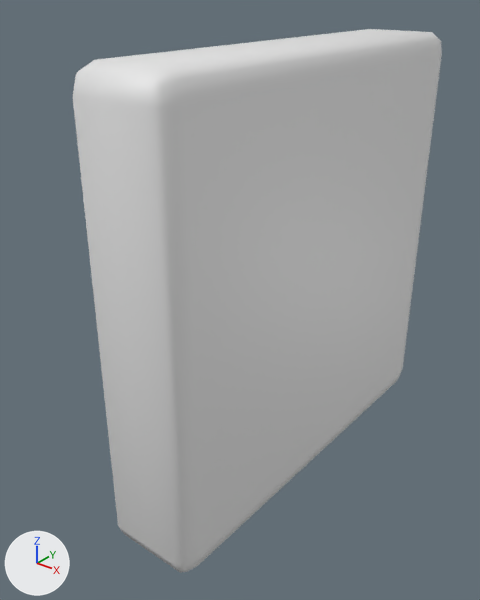
The glTF model new_assets/gltfs/left_door_button.glb, before and after one commit.
Before and after are seen from a camera (50 mm lens) standing at (-3.394, -1.657, 2.482) and looking at (-3.691, -1.286, 2.251). Lighting does not change. The marker at lower left points along +X, +Y and +Z. Both versions are drawn at frame 0 of the action 'LeftDoorButton'; the numbers are the values there. Vertices at the same position are counted once.

Objects in the first picture: 'LeftDoorButton'.
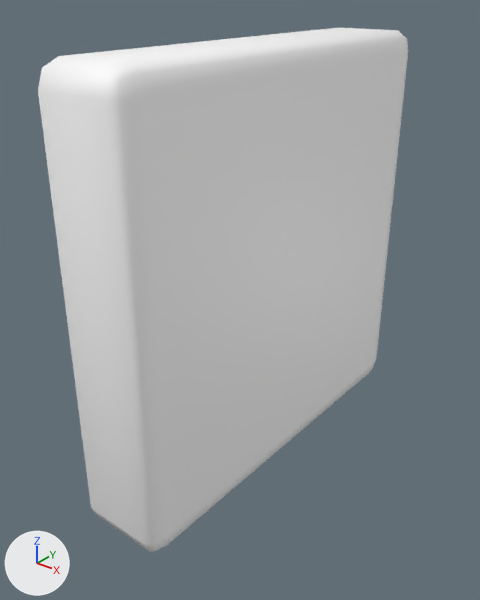
Location of each change, [x1, y1, x2, y2] in pixels of the pictures (480 x 600 px):
```json
{"object": "LeftDoorButton", "change": "surface changed, moved", "before": [73, 29, 442, 573], "after": [38, 28, 408, 552]}
```

The change, as JSON lines over the scene's bpy script:
```json
{"op": "add", "block": "mat_dooron", "code": ["mat_dooron = principled_material('DoorOn')", "mat_dooron.base_color = (1.0, 1.0, 1.0)  # white #ffffff"]}
{"block": "me_cube_006", "where": "me_cube_006.from_pydata(...)  # 56 vertices, 108 faces; spans x -3.698..-3.626, y -1.429..-1.093, z 2.107..2.442"}
{"block": "me_cube_006", "where": "# used by ob_leftdoorbutton; location = (0.0, 0.0, 0.0)"}
{"block": "me_cube_006", "change": "me_cube_006 part 1: 66 faces spanning x -3.69..-3.626, y -1.429..-1.093, z 2.107..2.442 switch from mat_material_003 (white #e7e7e7) to mat_dooron (white #ffffff)"}
{"op": "set", "path": "ob_leftdoorbutton.location", "old": "(0.0, 0.0, 0.0)", "new": "(-0.03, 0.0, 0.0)"}
```
